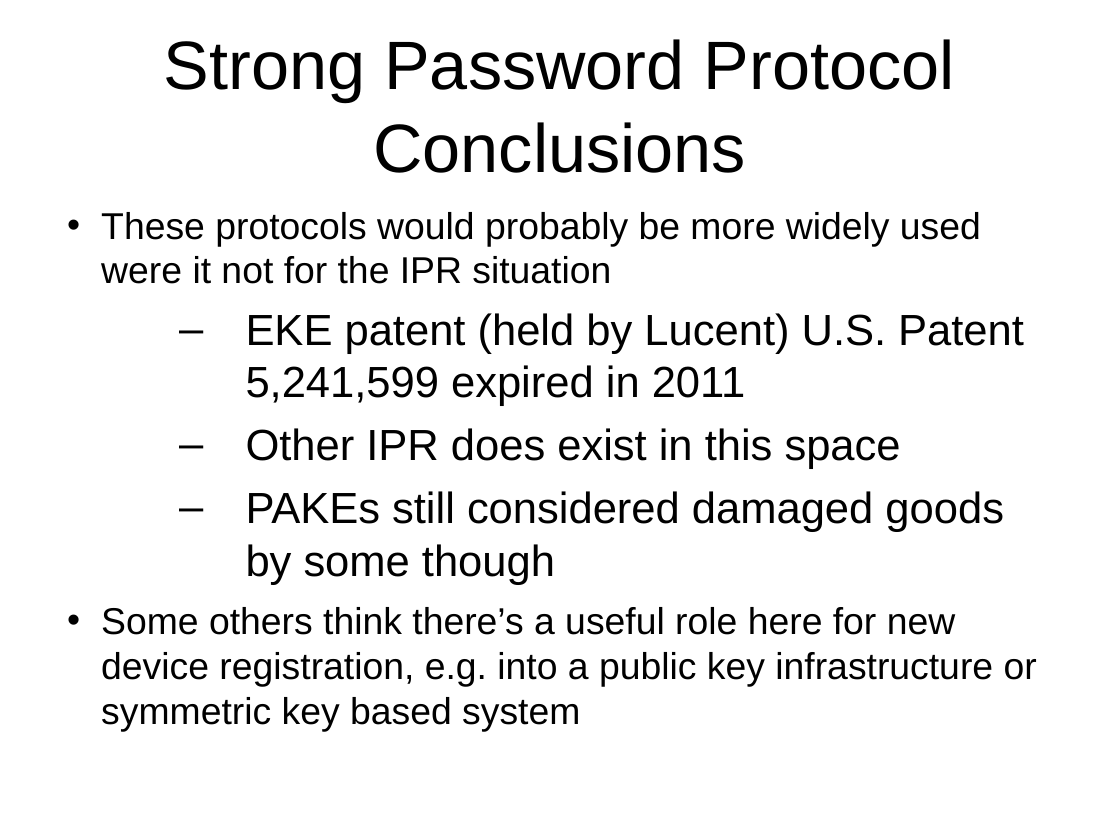
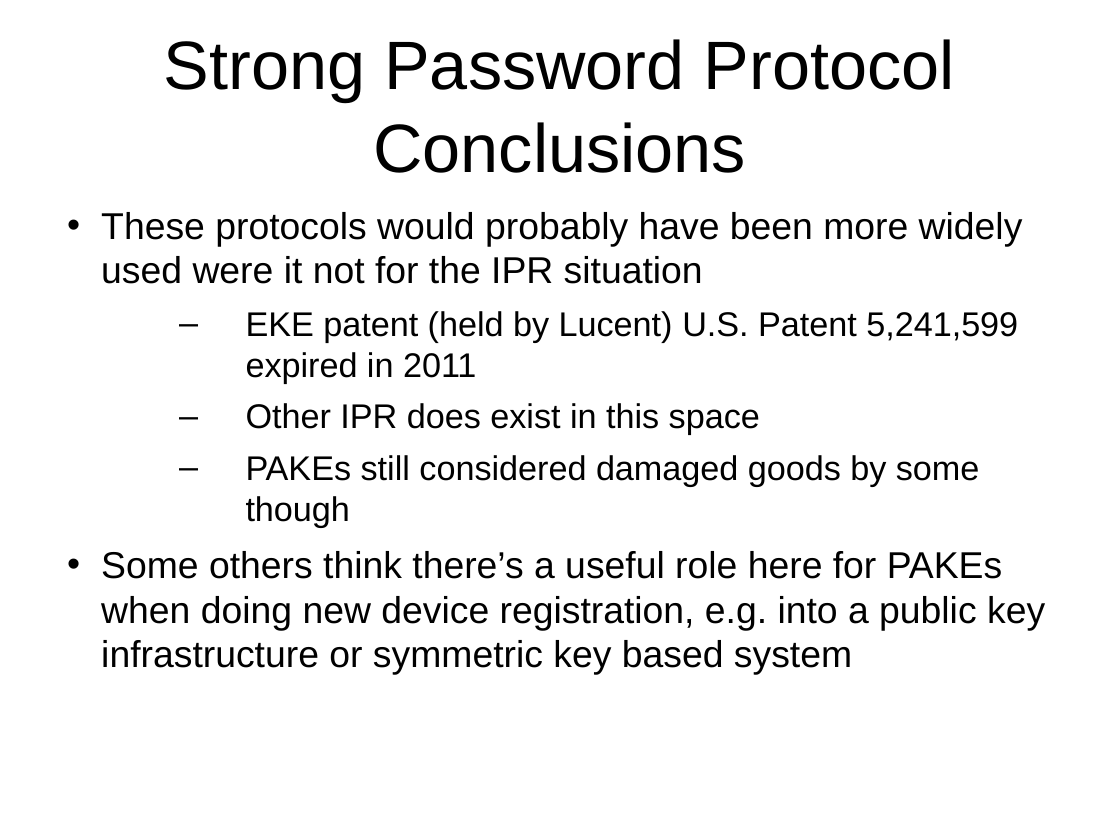
Before and after one commit to sftcd/cs7053, a slide deck: slide 148 of 2022lectures/04-crypto.odp. Drawn at 1120x840 pixels with LibreOffice and Linux fonts; fonts in the diff are those of the drawing. Boxes give left, top, right and bottom in pixels: in the first picture for what was removed or moved away, otherwise in the second. Text is boxed around its words. In the diff, an @@ line names an element or a change of style, - is before the commit and + after.

```diff
--- a/2022lectures/04-crypto.odp
+++ b/2022lectures/04-crypto.odp
@@ text at box(101, 212, 1023, 284): text changed @@
-• These protocols would probably be more widely used were it not for the IPR situation
+• These protocols would probably have been more widely used were it not for the IPR situation
@@ text at box(246, 311, 1018, 528): size 28 to 22 pt in "EKE patent (held by Lucent) U.S. Patent ...", "Other IPR does exist in this space", "PAKEs still considered damaged goods by some ..." @@
@@ text at box(101, 551, 1045, 675): text changed @@
-• Some others think there’s a useful role here for new device registration, e.g. into a public key infrastructure or symmetric key based system
+• Some others think there’s a useful role here for PAKEs when doing new device registration, e.g. into a public key infrastructure or symmetric key based system
```
Also in this commit, not shown: 21 other slides changed.
